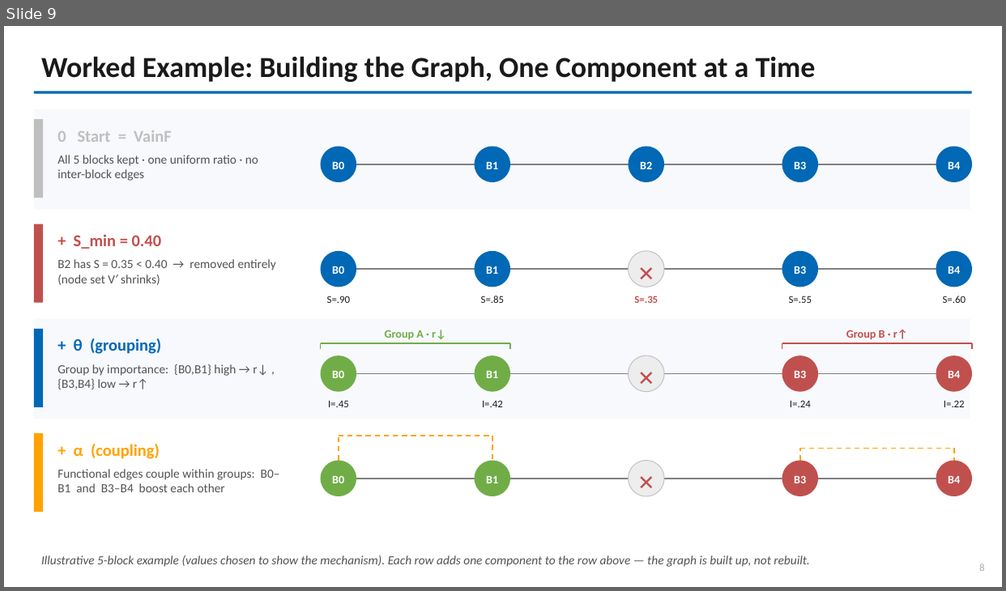
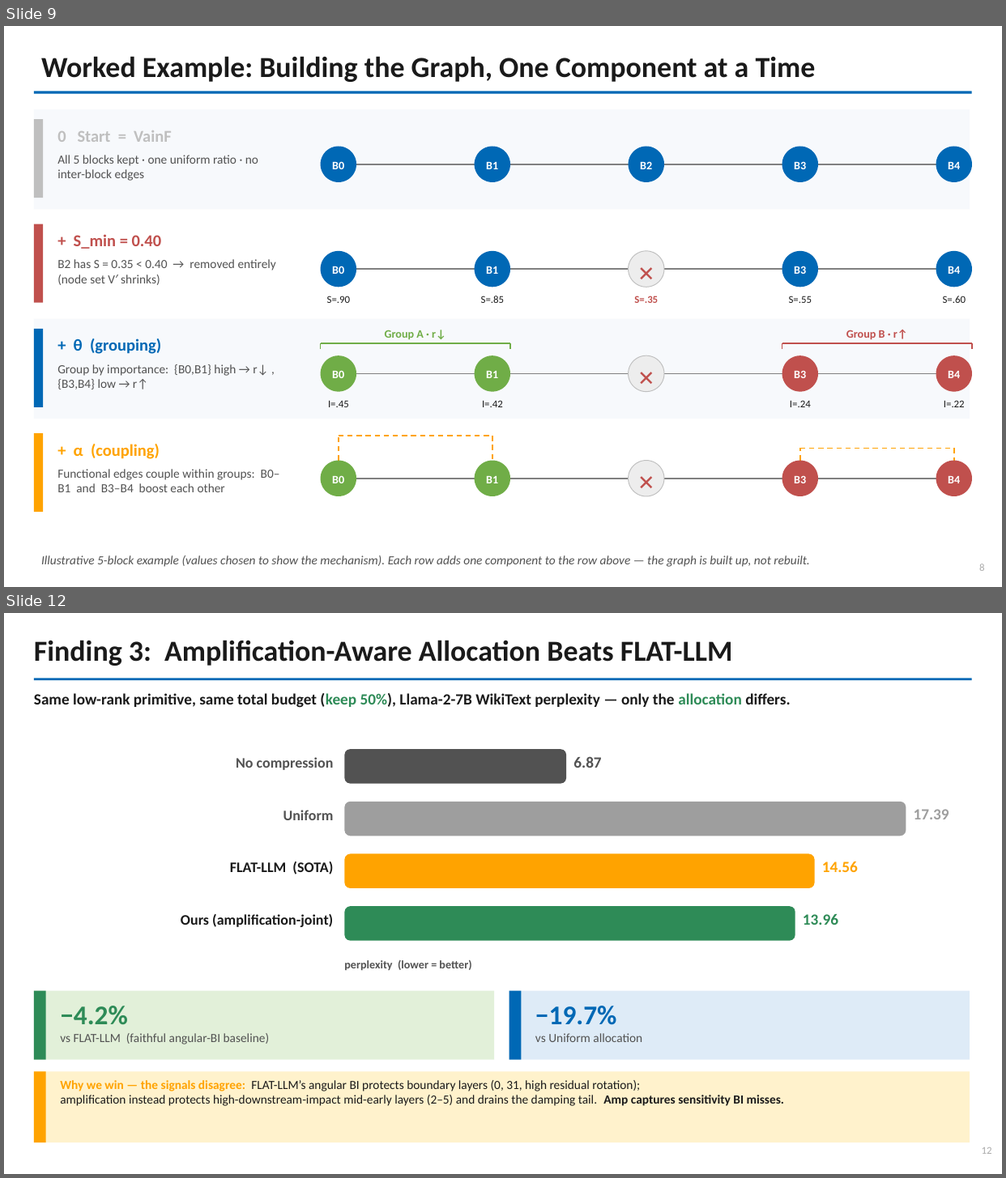
Before and after one commit to shahrzadesmat/HyperGraph, a slide deck: hypergraph_slides.pptx. Shown one above the other, each under a label of ours: slide 9 before the commit, slides 9 and 12 after it; the slides between them are not shown. The pictures are 1006x591 and 1006x1178 pixels, drawn with LibreOffice and Linux fonts; fonts in the diff are those of the drawing. Boxes give left, top, right and bottom in pixels: in the first picture for what was removed or moved away, otherwise in the second. Text is boxed around its words. In the diff, an @@ line names an element or a change of style, - is before the commit and + after.

```diff
--- a/hypergraph_slides.pptx
+++ b/hypergraph_slides.pptx
@@ slide 12 added at <box>4,613,1002,1174</box>, background #FFFFFF @@
@@ text added at <box>34,640,733,666</box>, 28 pt, text #1A1A1A, bold @@
+Finding 3: Amplification-Aware Allocation Beats FLAT-LLM
@@ rectangle added at <box>34,678,972,680</box>, fill #0068B5 @@
@@ text added at <box>34,693,790,708</box>, 15 pt, text #1A1A1A, bold @@
+Same low-rank primitive, same total budget (keep 50%), Llama-2-7B WikiText perplexity — only the allocation differs.
@@ text added at <box>236,757,334,770</box>, 14 pt, text #525252, bold @@
+No compression
@@ rounded rectangle added at <box>345,749,566,784</box>, fill #525252 @@
@@ text added at <box>573,756,601,768</box>, 15 pt, text #525252, bold @@
+6.87
@@ rounded rectangle added at <box>345,802,906,836</box>, fill #9E9E9E @@
@@ text added at <box>283,810,334,820</box>, 14 pt, text #525252, bold @@
+Uniform
@@ text added at <box>914,809,949,820</box>, 15 pt, text #9E9E9E, bold @@
+17.39
@@ rounded rectangle added at <box>345,854,815,888</box>, fill #FFA300 @@
@@ text added at <box>230,862,333,875</box>, 14 pt, text #1A1A1A, bold @@
+FLAT-LLM (SOTA)
@@ text added at <box>822,862,858,872</box>, 15 pt, text #FFA300, bold @@
+14.56
@@ text added at <box>181,914,333,927</box>, 14 pt, text #1A1A1A, bold @@
+Ours (amplification-joint)
@@ rounded rectangle added at <box>345,906,795,941</box>, fill #2E8B57 @@
@@ text added at <box>803,914,838,925</box>, 15 pt, text #2E8B57, bold @@
+13.96
@@ text added at <box>344,960,471,970</box>, 11 pt, text #525252, bold @@
+perplexity (lower = better)
@@ rectangle added at <box>34,991,494,1060</box>, fill #E2F0D9 @@
@@ rectangle added at <box>34,991,46,1060</box>, fill #2E8B57 @@
@@ rectangle added at <box>509,991,970,1060</box>, fill #DEEBF7 @@
@@ rectangle added at <box>509,991,522,1060</box>, fill #0068B5 @@
@@ text added at <box>60,1006,270,1045</box>, 12 pt, text #525252 @@
+−4.2%
+vs FLAT-LLM (faithful angular-BI baseline)
@@ text added at <box>535,1006,642,1042</box>, 12 pt, text #525252 @@
+−19.7%
+vs Uniform allocation
@@ rectangle added at <box>34,1072,970,1143</box>, fill #FFF2CC @@
@@ rectangle added at <box>34,1072,46,1143</box>, fill #FFA300 @@
@@ text added at <box>60,1080,785,1106</box>, 12 pt, text #1A1A1A @@
+Why we win — the signals disagree: FLAT-LLM’s angular BI protects boundary layers (0, 31, high residual rotation);
+amplification instead protects high-downstream-impact mid-early layers (2–5) and drains the damping tail. Amp captures sensitivity BI misses.
@@ text added at <box>982,1148,992,1154</box>, 10 pt, text #AAAAAA @@
+12
```
Also in this commit, not shown: 2 other slides added, 2 other files.
